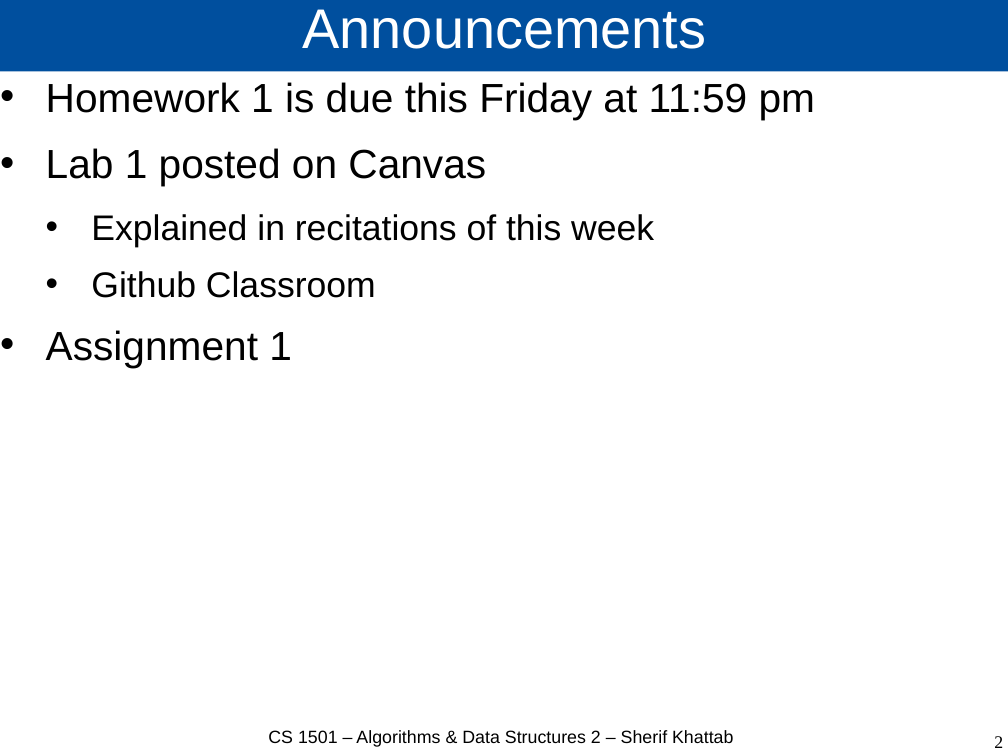
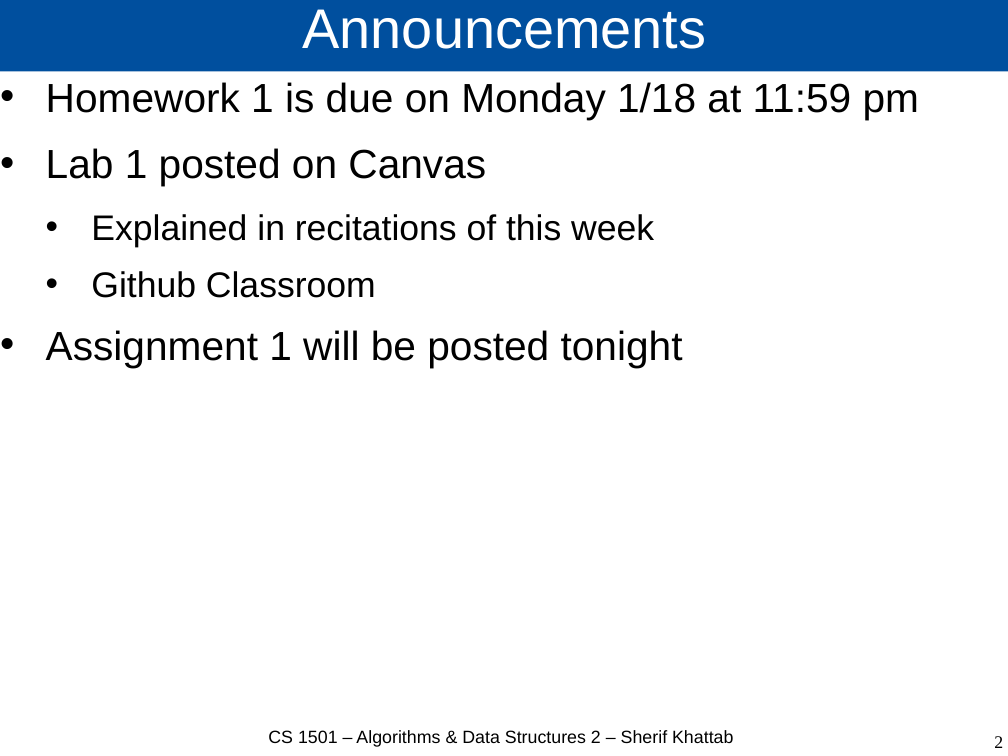
Before and after one commit to cs1501-2224/handouts, a slide deck: slide 2 of DraftSlides/Lecture2.pptx. Drawn at 1008x756 pixels with LibreOffice and Linux fonts; fonts in the diff are those of the drawing. Boxes give left, top, right and bottom in pixels: in the first picture for what was removed or moved away, otherwise in the second. Text is boxed around its words. In the diff, an @@ line names an element or a change of style, - is before the commit and + after.

```diff
--- a/DraftSlides/Lecture2.pptx
+++ b/DraftSlides/Lecture2.pptx
@@ text at <box>46,82,919,119</box>: text changed @@
-• Homework 1 is due this Friday at 11:59 pm
+• Homework 1 is due on Monday 1/18 at 11:59 pm
@@ text at <box>46,330,683,367</box>: text changed @@
-• Assignment 1
+• Assignment 1 will be posted tonight
```
Also in this commit, not shown: 7 other slides changed, 6 slides added, 13 slides removed, 2 other files.
